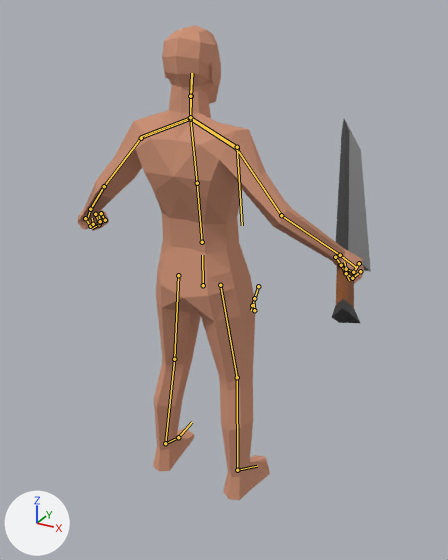
What one commit did to the Blender file resources/blender/base_male_IK_001_take_two.blend.
Before and after are seen from a 50 mm lens placed at (1.12, -1.9, 1.87), pointed at (-0.05, 0.22, 0.81). Every picture has the same lights, and +X, +Y and +Z are marked at lower left. The older version comes first. The bones that change, and the others that lie on the model, are drawn over the model as lines.

Names of what the first picture shows: 'CharacterMesh', 'Orc Sword'.
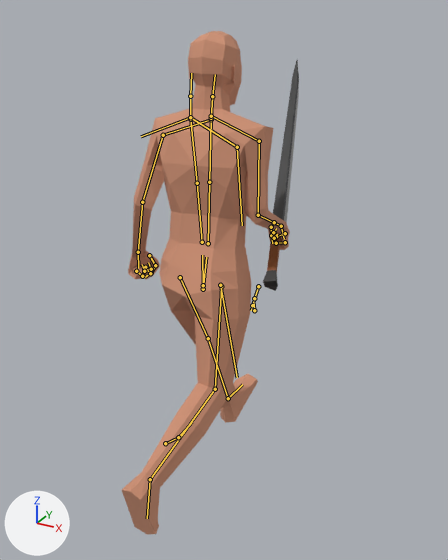
Commit message: Better run I think

The newer file adds an action. The first version stands in its rest pose; the second is drawn at frame 10 of the action 'Run'.

What the commit changed:
Bone 'SRC_pelvis' (bone_src_pelvis) moves from (0.0, 0.0, 0.0) to (0.0, -0.015, 0.0).
Bone 'SRC_pelvis' (bone_src_pelvis) turns from (0, 0, 0) to (14, 0, 0) degrees about its own x, y and z.
Bone 'SRC_spine_01' (bone_src_spine_01) turns from (0, 0, 0) to (0, 10, -1) degrees about its own x, y and z.
Bone 'SRC_clavicle_l' (bone_src_clavicle_l) moves from (0.0, 0.0, 0.0) to (0.005, 0.002, 0.0).
Bone 'SRC_clavicle_l' (bone_src_clavicle_l) turns from (0, 0, 0) to (14, 4, 5) degrees about its own x, y and z.
Bone 'SRC_arm_l' (bone_src_arm_l) turns from (0, 0, 0) to (-10, 4, -38) degrees about its own x, y and z.
Bone 'SRC_forearm_l' (bone_src_forearm_l) turns from (0, 0, 0) to (5, -1, 7) degrees about its own x, y and z.
Bone 'SRC_neck' (bone_src_neck) turns from (0, 0, 0) to (-10, -9, 4) degrees about its own x, y and z.
Bone 'SRC_arm_r' (bone_src_arm_r) turns from (0, 0, 0) to (10, -3, 39) degrees about its own x, y and z.
Bone 'SRC_forearm_r' (bone_src_forearm_r) turns from (0, 0, 0) to (40, 7, 2) degrees about its own x, y and z.
Bone 'SRC_hand_r' (bone_src_hand_r) turns from (0, 0, 0) to (-23, -9, -19) degrees about its own x, y and z.
Bone 'IK_foot_l' (bone_ik_foot_l) moves from (0.0, 0.0, 0.0) to (-0.113, -0.362, 0.065).
Bone 'IK_foot_l' (bone_ik_foot_l) turns from (0, 0, 0) to (-23, 0, -6) degrees about its own x, y and z.
Bone 'IK_knee_l' (bone_ik_knee_l) moves from (0.0, 0.0, 0.0) to (-0.147, 0.0, -0.019).
Bone 'IK_foot_r' (bone_ik_foot_r) moves from (0.0, 0.0, 0.0) to (0.108, 0.436, 0.243).
Bone 'IK_foot_r' (bone_ik_foot_r) turns from (0, 0, 0) to (72, -12, 4) degrees about its own x, y and z.
Bone 'IK_knee_r' (bone_ik_knee_r) moves from (0.0, 0.0, 0.0) to (0.147, 0.0, -0.019).

What differs and where, as boxes [x1, y1, x2, y2] in the pictures (448 x 560 px):
'CharacterMesh', posed (41% narrower, 6% taller): before [77, 26, 364, 500]; after [122, 31, 290, 535]
'Orc Sword', posed (7% narrower, 13% taller): before [332, 119, 371, 323]; after [263, 60, 299, 291]
bone 'SRC_pelvis', root to tip: before (203, 285) to (202, 255); after (203, 289) to (206, 257)
bone 'SRC_spine_01', root to tip: before (202, 242) to (197, 183); after (208, 243) to (209, 182)
bone 'SRC_clavicle_l', root to tip: before (190, 119) to (141, 138); after (211, 119) to (163, 135)
bone 'SRC_arm_l', root to tip: before (141, 138) to (104, 186); after (163, 135) to (142, 202)
bone 'SRC_forearm_l', root to tip: before (104, 186) to (90, 209); after (142, 202) to (138, 252)
bone 'SRC_neck', root to tip: before (190, 119) to (191, 96); after (211, 118) to (212, 96)
bone 'SRC_arm_r', root to tip: before (237, 149) to (281, 215); after (259, 141) to (258, 215)
bone 'SRC_forearm_r', root to tip: before (281, 215) to (340, 255); after (258, 215) to (281, 226)
bone 'SRC_hand_r', root to tip: before (340, 255) to (357, 268); after (281, 226) to (284, 239)
